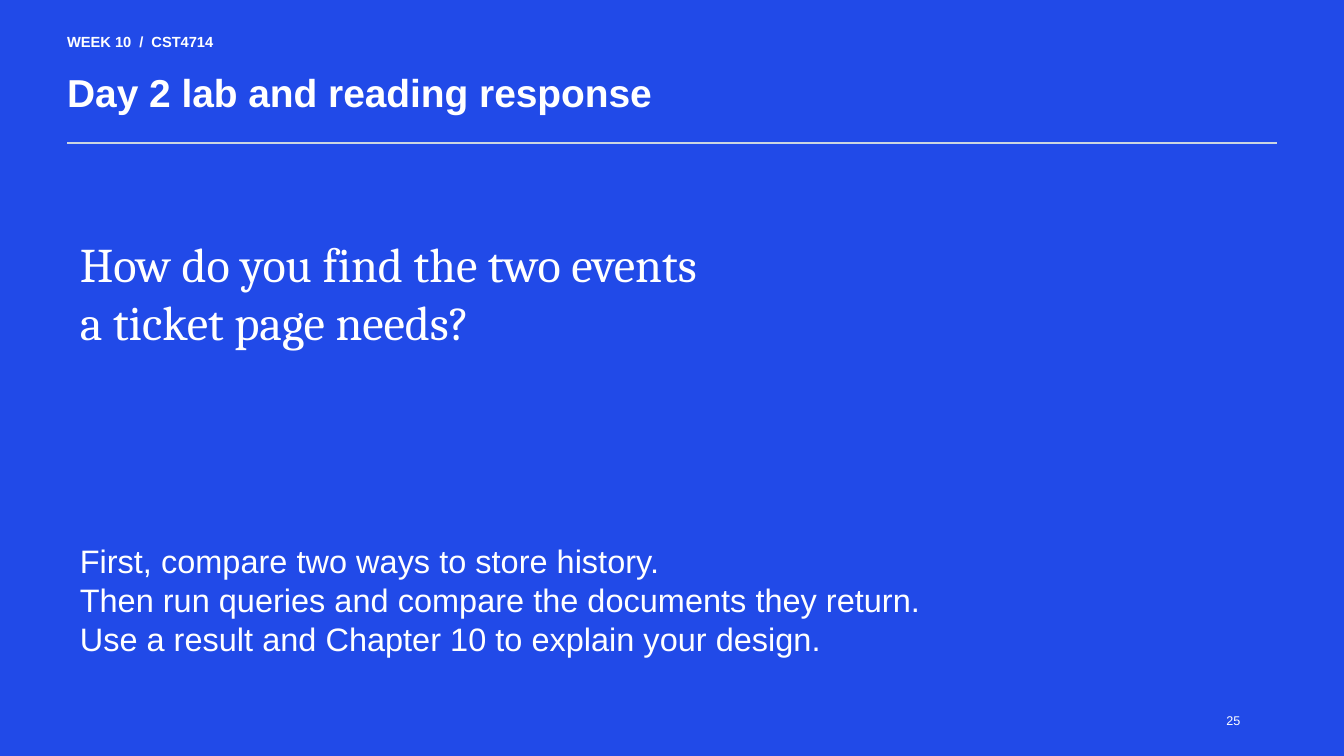
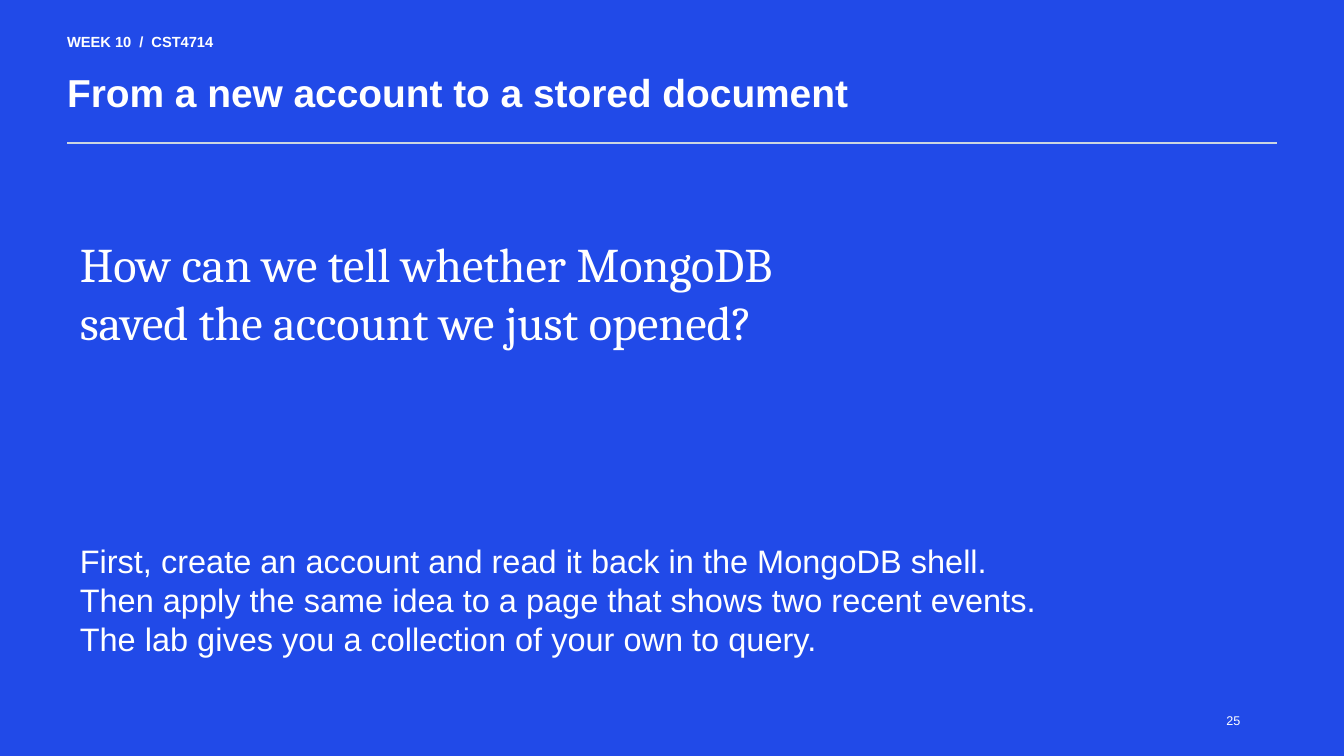
Before and after one commit to lolusername/CST4714_DB_admin, a slide deck: slide 25 of week_10/week_10_mql_document_modeling.pptx. Drawn at 1344x756 pixels with LibreOffice and Linux fonts; fonts in the diff are those of the drawing. Boxes give left, top, right and bottom in pixels: in the first picture for what was removed or moved away, otherwise in the second. Text is boxed around its words. In the diff, an @@ line names an element or a change of style, - is before the commit and + after.

Commit message:
Teach MongoDB inserts before students launch the Day 2 lab

```diff
--- a/week_10/week_10_mql_document_modeling.pptx
+++ b/week_10/week_10_mql_document_modeling.pptx
@@ text at (67, 78, 848, 108): text changed @@
-Day 2 lab and reading response
+From a new account to a stored document
@@ text at (80, 248, 773, 351): text changed @@
-How do you find the two events
-a ticket page needs?
+How can we tell whether MongoDB
+saved the account we just opened?
@@ text at (80, 549, 1036, 657): text changed @@
-First, compare two ways to store history.
-Then run queries and compare the documents they return.
-Use a result and Chapter 10 to explain your design.
+First, create an account and read it back in the MongoDB shell.
+Then apply the same idea to a page that shows two recent events.
+The lab gives you a collection of your own to query.
```
Also in this commit, not shown: 3 other slides changed, 2 slides added, 4 other files.
